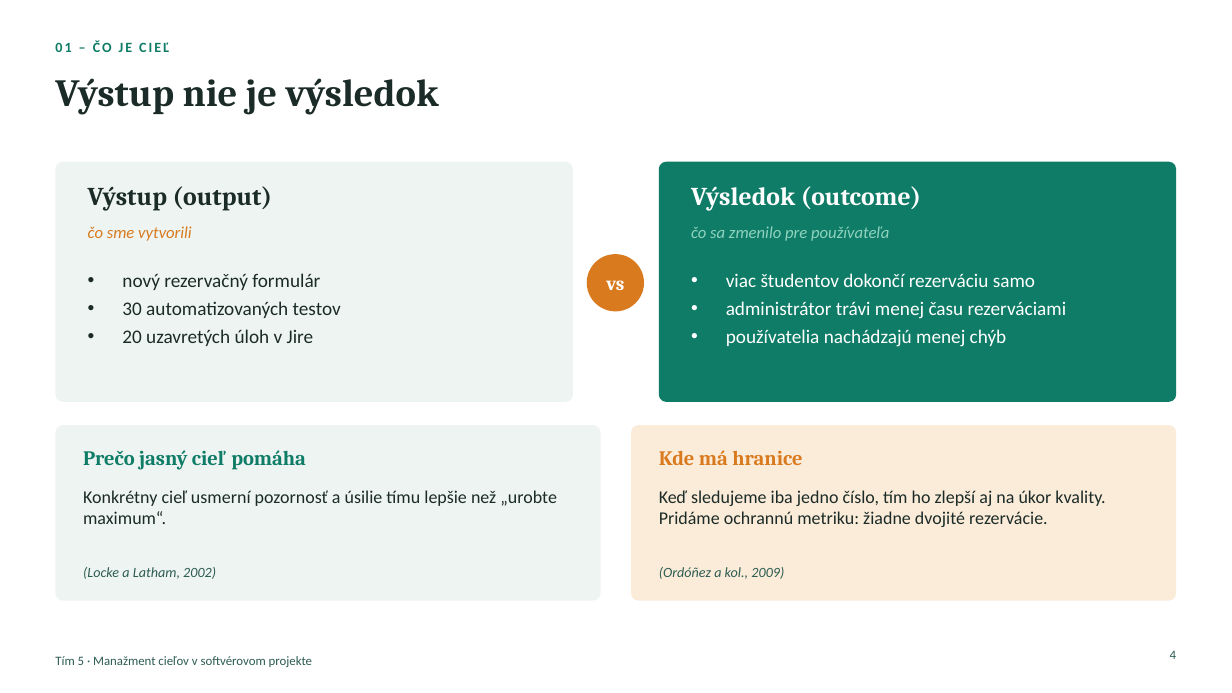
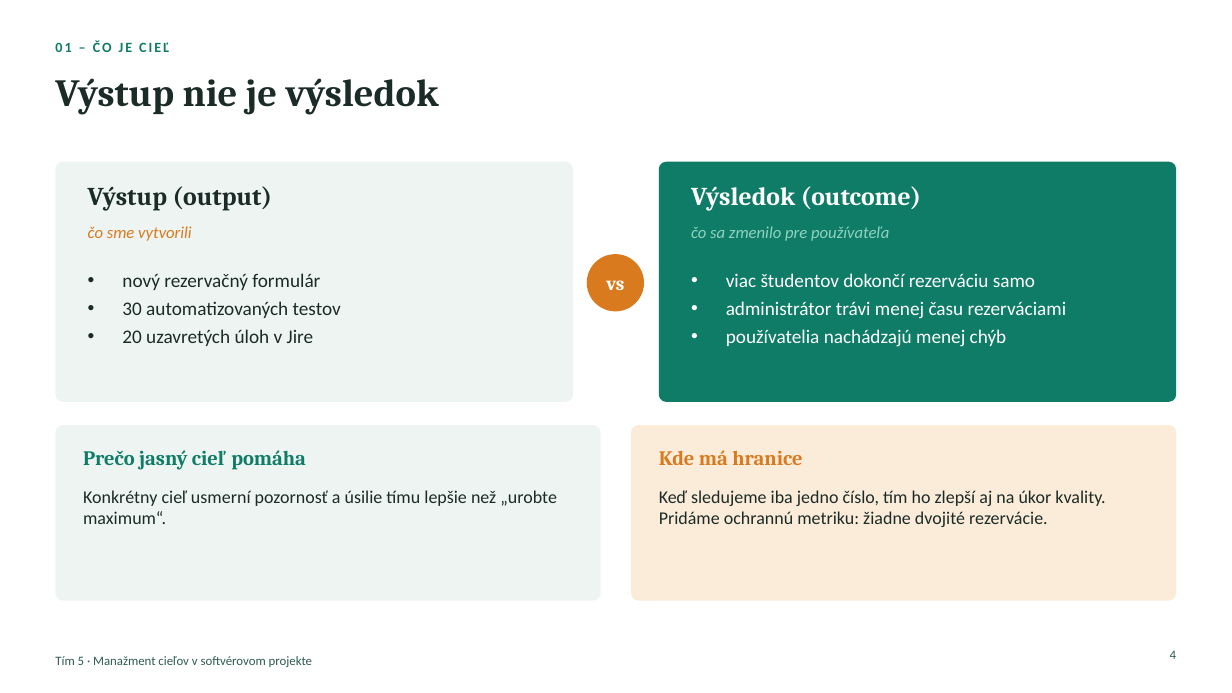
Before and after one commit to ADAMUSSO/MTS, a slide deck: slide 4 of Prezentacie/Manažment cieľov – prezentácia.pptx. Drawn at 1232x693 pixels with LibreOffice and Linux fonts; fonts in the diff are those of the drawing. Boxes give left, top, right and bottom in pixels: in the first picture for what was removed or moved away, otherwise in the second. Text is boxed around its words. In the diff, an @@ line names an element or a change of style, - is before the commit and + after.

```diff
--- a/Prezentacie/Manažment cieľov – prezentácia.pptx
+++ b/Prezentacie/Manažment cieľov – prezentácia.pptx
@@ text removed at box(83, 567, 216, 579) @@
-(Locke a Latham, 2002)
@@ text removed at box(659, 567, 784, 579) @@
-(Ordóñez a kol., 2009)
```
Also in this commit, not shown: 5 other slides changed, 2 other files.
